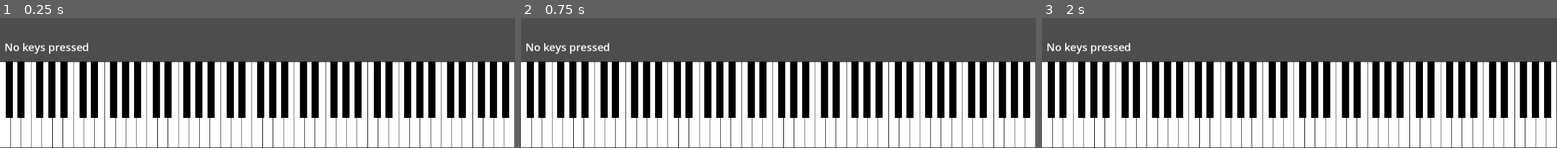
Above: before the commit, frames 1-3 (left to right).
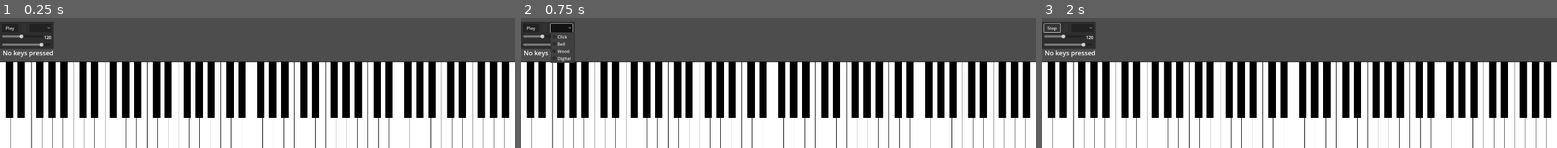
Above: after the commit, the same moments.

Repository: PianoFitness/piano-fitness-app
Game: Godot game, scene res://scenes/piano.tscn
The game is run twice, just before and just after one commit, with the same random seed, the same clock (stepped at 60 frames per second) and the same inputs. The project has no main scene, so this scene is started directly.
Inputs (mouse positions are in pixels of both pictures, inside the frame that each line leads up to):
- Up to frame 1 (0.25 s): no input
- Up to frame 2 (0.75 s): click (562, 28) at 0.52 s
- Up to frame 3 (2 s): click (1052, 28) at 1.25 s, where only the run after the commit has a clickable "Play"

The runs differ from the first frame. In frame 1, 8.7% of the frame differs, in the area x 0-100%, y 2-100%; in frame 2, 8.4%; in frame 3, 8.6%.

Commit message:
Initial working metronome

Diff:
--- /dev/null
+++ b/app/default_bus_layout.tres
@@ -0,0 +1,9 @@
+[gd_resource type="AudioBusLayout" format=3 uid="uid://btr3n305vp5qp"]
+
+[resource]
+bus/1/name = &"Metronome"
+bus/1/solo = false
+bus/1/mute = false
+bus/1/bypass_fx = false
+bus/1/volume_db = 0.0
+bus/1/send = &"Master"
--- a/app/project.godot
+++ b/app/project.godot
@@ -14,6 +14,11 @@
 config/features=PackedStringArray("4.3", "Mobile")
 config/icon="res://icon.svg"
 
+[display]
+
+window/size/viewport_width=1920
+window/size/viewport_height=1080
+
 [rendering]
 
 renderer/rendering_method="mobile"
--- /dev/null
+++ b/app/scenes/metronome.gd
@@ -0,0 +1,86 @@
+extends PanelContainer
+
+signal beat_played(beat_number: int)
+
+const MIN_BPM = 40
+const MAX_BPM = 208
+const SECONDS_PER_MINUTE = 60.0
+
+var bpm: float = 120.0
+var is_playing: bool = false
+var current_beat: int = 0
+var time_since_last_beat: float = 0.0
+var beat_interval: float
+var volume_db: float = -6.0
+var current_sound: String = "click"
+
+var sound_players: Dictionary = {}
+
+func _ready():
+	update_beat_interval()
+	setup_sound_players()
+	connect_signals()
+
+func setup_sound_players():
+	var players_node = $AudioPlayers
+	for child in players_node.get_children():
+		var sound_name = child.name.to_lower().replace("player", "")
+		sound_players[sound_name] = child
+
+func connect_signals():
+	var ui_root = $MarginContainer/VBox
+
+	ui_root.get_node("TopRow/PlayButton").pressed.connect(_on_play_button_pressed)
+	ui_root.get_node("TopRow/SoundOption").item_selected.connect(_on_sound_selected)
+	ui_root.get_node("TempoContainer/TempoSlider").value_changed.connect(_on_tempo_changed)
+	ui_root.get_node("VolumeContainer/VolumeSlider").value_changed.connect(_on_volume_changed)
+
+func _process(delta):
+	if is_playing:
+		time_since_last_beat += delta
+		if time_since_last_beat >= beat_interval:
+			play_beat()
+			time_since_last_beat -= beat_interval
+
+func update_beat_interval():
+	beat_interval = SECONDS_PER_MINUTE / bpm
+
+func play_beat():
+	current_beat = (current_beat + 1) % 4
+	var player = sound_players[current_sound]
+	player.volume_db = volume_db
+	player.play()
+	emit_signal("beat_played", current_beat)
+
+	var indicator = $MarginContainer/VBox/TopRow/BeatIndicator
+	indicator.color = Color(0.4, 0.7, 1.0) if current_beat == 0 else Color(0.3, 0.5, 0.8)
+	create_tween().tween_property(indicator, "color", Color(0.2, 0.2, 0.2), 0.1)
+
+func _on_play_button_pressed():
+	if is_playing:
+		stop()
+		$MarginContainer/VBox/TopRow/PlayButton.text = "Play"
+	else:
+		start()
+		$MarginContainer/VBox/TopRow/PlayButton.text = "Stop"
+
+func _on_sound_selected(idx: int):
+	var sounds = ["click", "bell", "wood", "digital"]
+	current_sound = sounds[idx]
+
+func _on_tempo_changed(value: float):
+	bpm = value
+	update_beat_interval()
+	$MarginContainer/VBox/TempoContainer/TempoLabel.text = str(int(value))
+
+func _on_volume_changed(value: float):
+	volume_db = value
+
+func start():
+	current_beat = -1
+	time_since_last_beat = 0
+	is_playing = true
+
+func stop():
+	is_playing = false
+	current_beat = -1
--- /dev/null
+++ b/app/scenes/metronome.tscn
@@ -0,0 +1,97 @@
+[gd_scene load_steps=3 format=3 uid="uid://qnn08ykran7h"]
+
+[ext_resource type="Script" path="res://scenes/metronome.gd" id="1_m4k2l"]
+[ext_resource type="AudioStream" uid="uid://crqqgnqeton06" path="res://assets/sound/wood.wav" id="2_0o34l"]
+
+[node name="Metronome" type="PanelContainer"]
+anchors_preset = 2
+anchor_top = 1.0
+anchor_bottom = 1.0
+offset_top = -140.0
+offset_right = 200.0
+offset_bottom = -40.0
+grow_vertical = 0
+script = ExtResource("1_m4k2l")
+
+[node name="AudioPlayers" type="Node" parent="."]
+
+[node name="ClickPlayer" type="AudioStreamPlayer" parent="AudioPlayers"]
+stream = ExtResource("2_0o34l")
+bus = &"Metronome"
+
+[node name="BellPlayer" type="AudioStreamPlayer" parent="AudioPlayers"]
+stream = ExtResource("2_0o34l")
+bus = &"Metronome"
+
+[node name="WoodPlayer" type="AudioStreamPlayer" parent="AudioPlayers"]
+stream = ExtResource("2_0o34l")
+bus = &"Metronome"
+
+[node name="DigitalPlayer" type="AudioStreamPlayer" parent="AudioPlayers"]
+stream = ExtResource("2_0o34l")
+bus = &"Metronome"
+
+[node name="MarginContainer" type="MarginContainer" parent="."]
+layout_mode = 2
+theme_override_constants/margin_left = 8
+theme_override_constants/margin_top = 8
+theme_override_constants/margin_right = 8
+theme_override_constants/margin_bottom = 8
+
+[node name="VBox" type="VBoxContainer" parent="MarginContainer"]
+layout_mode = 2
+theme_override_constants/separation = 8
+
+[node name="TopRow" type="HBoxContainer" parent="MarginContainer/VBox"]
+layout_mode = 2
+
+[node name="PlayButton" type="Button" parent="MarginContainer/VBox/TopRow"]
+custom_minimum_size = Vector2(60, 0)
+layout_mode = 2
+text = "Play"
+
+[node name="BeatIndicator" type="ColorRect" parent="MarginContainer/VBox/TopRow"]
+custom_minimum_size = Vector2(16, 16)
+layout_mode = 2
+size_flags_horizontal = 6
+color = Color(0.2, 0.2, 0.2, 1)
+
+[node name="SoundOption" type="OptionButton" parent="MarginContainer/VBox/TopRow"]
+layout_mode = 2
+size_flags_horizontal = 3
+item_count = 4
+popup/item_0/text = "Click"
+popup/item_1/text = "Bell"
+popup/item_1/id = 1
+popup/item_2/text = "Wood"
+popup/item_2/id = 2
+popup/item_3/text = "Digital"
+popup/item_3/id = 3
+
+[node name="TempoContainer" type="HBoxContainer" parent="MarginContainer/VBox"]
+layout_mode = 2
+
+[node name="TempoSlider" type="HSlider" parent="MarginContainer/VBox/TempoContainer"]
+layout_mode = 2
+size_flags_horizontal = 3
+min_value = 40.0
+max_value = 208.0
+value = 120.0
+
+[node name="TempoLabel" type="Label" parent="MarginContainer/VBox/TempoContainer"]
+layout_mode = 2
+text = "120"
+
+[node name="VolumeContainer" type="HBoxContainer" parent="MarginContainer/VBox"]
+layout_mode = 2
+
+[node name="VolumeSlider" type="HSlider" parent="MarginContainer/VBox/VolumeContainer"]
+layout_mode = 2
+size_flags_horizontal = 3
+min_value = -40.0
+max_value = 0.0
+value = -6.0
+
+[node name="VolumeIcon" type="TextureRect" parent="MarginContainer/VBox/VolumeContainer"]
+layout_mode = 2
+expand_mode = 2
--- a/app/scenes/piano.tscn
+++ b/app/scenes/piano.tscn
@@ -1,7 +1,8 @@
-[gd_scene load_steps=3 format=3 uid="uid://deocrbvduwvbf"]
+[gd_scene load_steps=4 format=3 uid="uid://deocrbvduwvbf"]
 
 [ext_resource type="Script" path="res://scenes/piano.gd" id="1_16djv"]
 [ext_resource type="Script" path="res://scenes/note_display.gd" id="2_4lvi2"]
+[ext_resource type="PackedScene" uid="uid://qnn08ykran7h" path="res://scenes/metronome.tscn" id="3_m4k2l"]
 
 [node name="Piano" type="Node2D"]
 script = ExtResource("1_16djv")
@@ -11,3 +12,7 @@
 offset_top = -50.0
 offset_right = 400.0
 script = ExtResource("2_4lvi2")
+
+[node name="Metronome" parent="." instance=ExtResource("3_m4k2l")]
+offset_top = -150.0
+offset_bottom = -48.0
Not shown, added: app/assets/sound/wood.wav.import
Not shown, added: app/assets/sound/wood.wav
